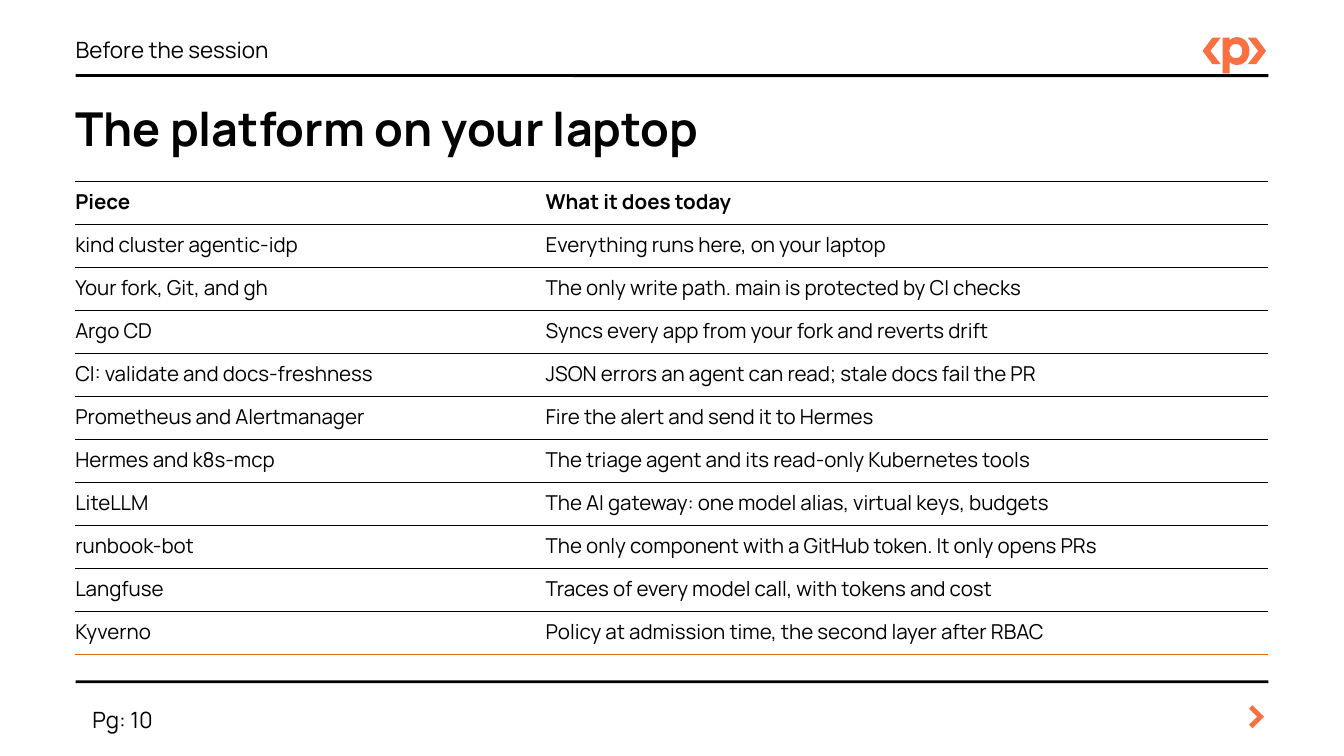
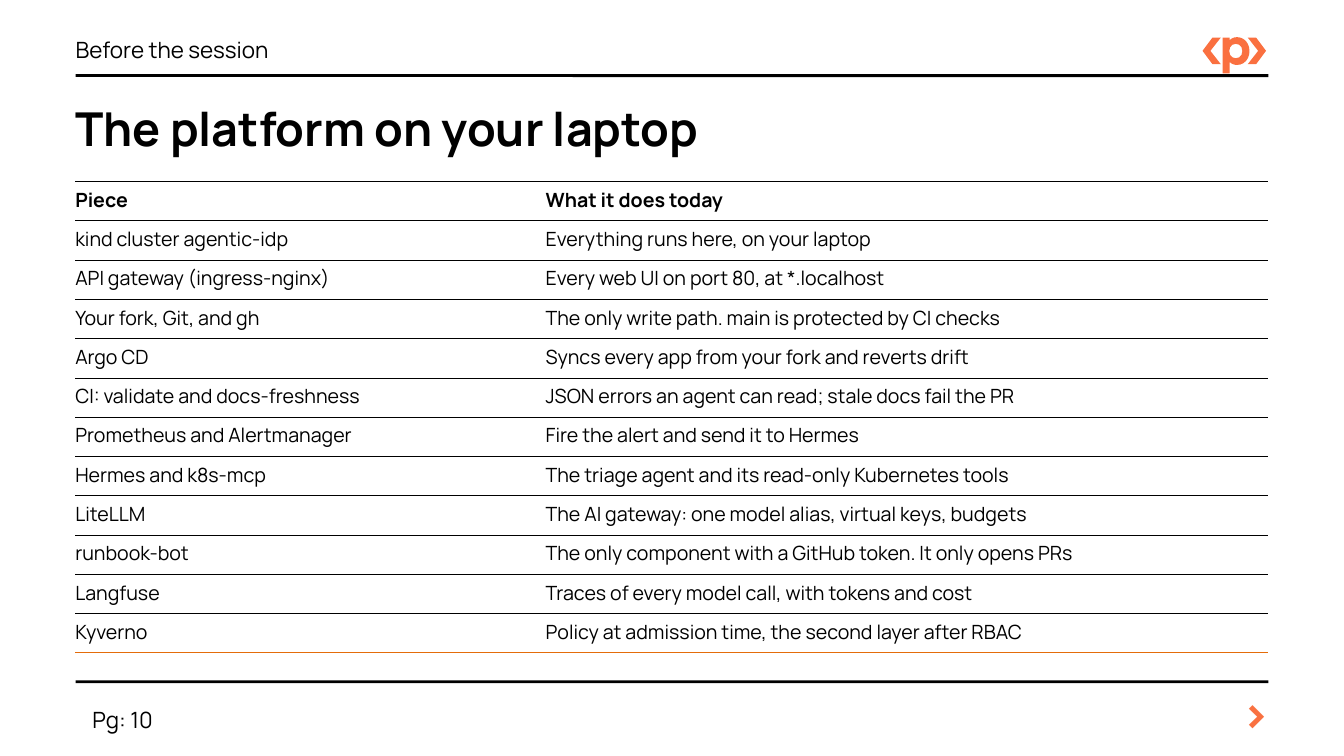
Before and after one commit to focuslight-nr/agentic-idp-packt, a slide deck: slide 10 of slides/agentic-idp-workshop.pptx. Drawn at 1344x756 pixels with LibreOffice and Linux fonts; fonts in the diff are those of the drawing. Boxes give left, top, right and bottom in pixels: in the first picture for what was removed or moved away, otherwise in the second. Text is boxed around its words. In the diff, an @@ line names an element or a change of style, - is before the commit and + after.

```diff
--- a/slides/agentic-idp-workshop.pptx
+++ b/slides/agentic-idp-workshop.pptx
@@ table at [75, 181, 1268, 653] @@
+row 3: API gateway (ingress-nginx) | Every web UI on port 80, at *.localhost
```
Also in this commit, not shown: 33 other slides changed, 1 slide added, 1 other file.
